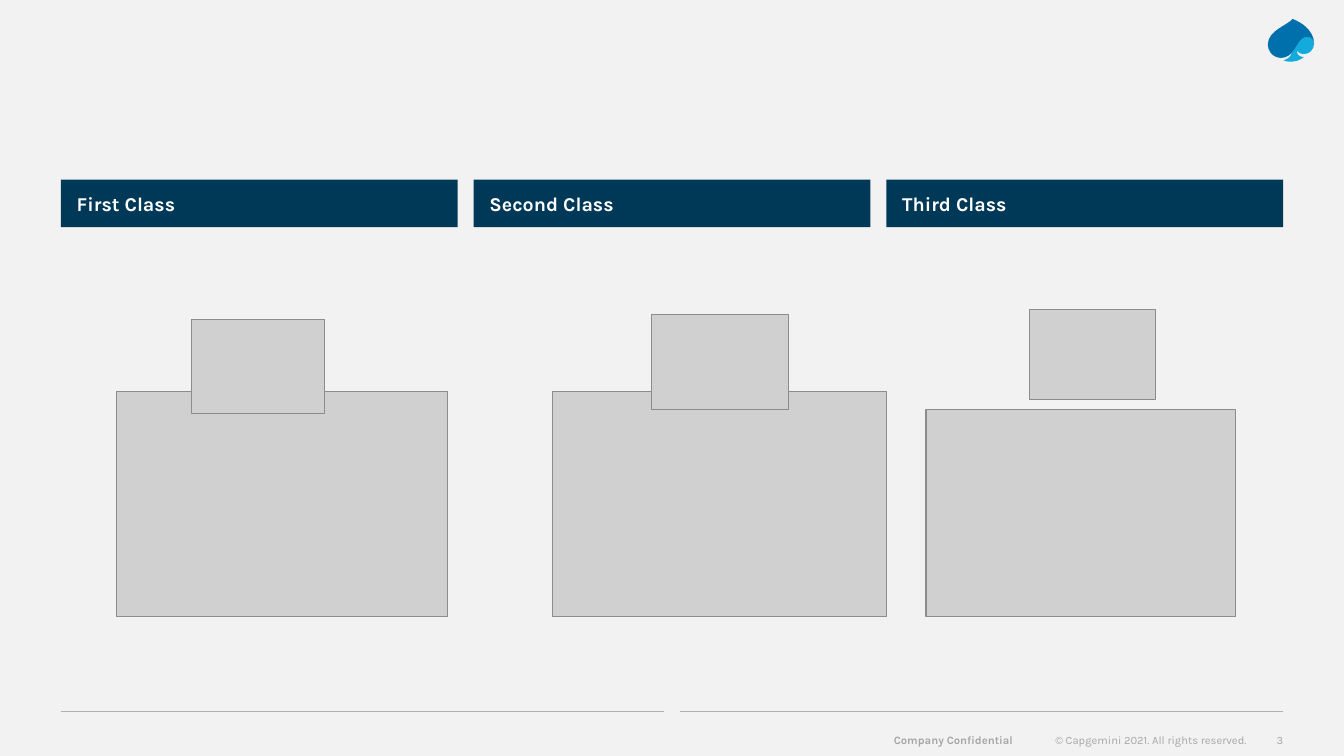
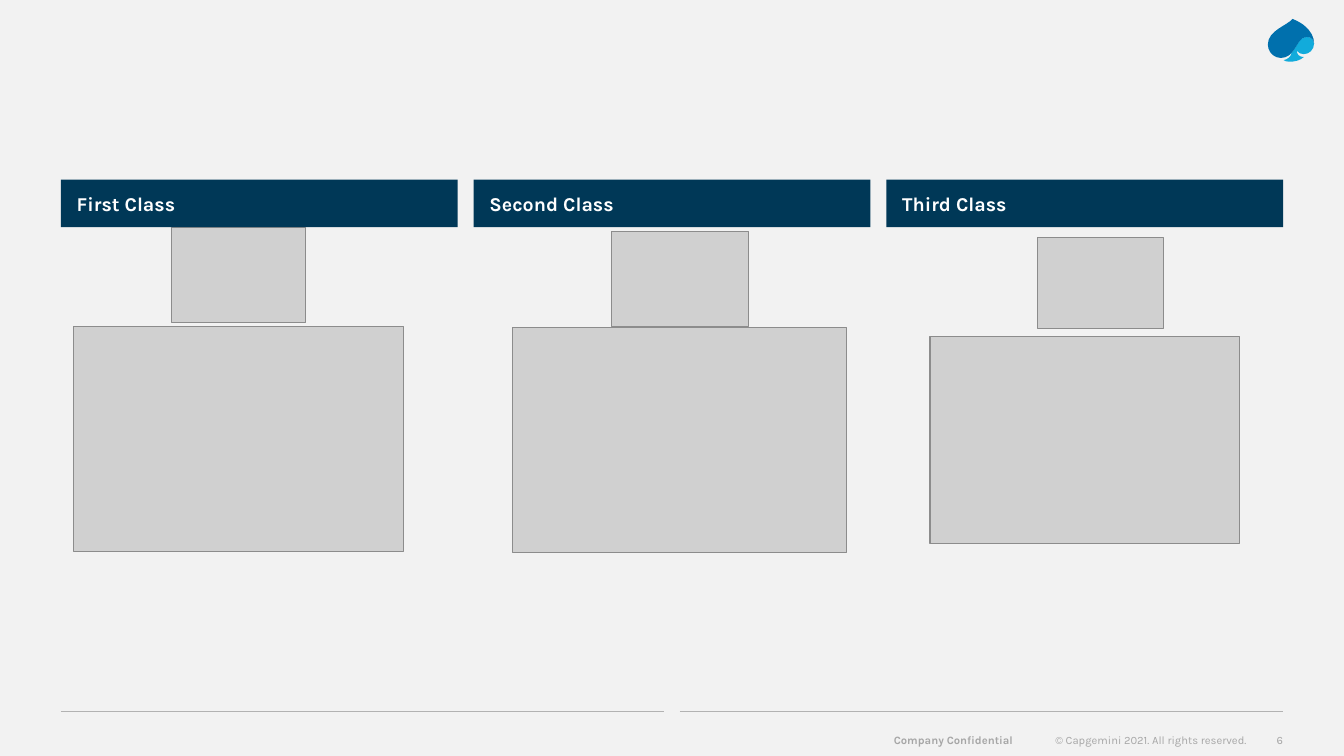
Before and after one commit to Blitzbert/Titanic, a slide deck: slide 6 of 2021-04-06_Data Visualization.pptx (slide 3 before the commit). Drawn at 1344x756 pixels with LibreOffice and Linux fonts; fonts in the diff are those of the drawing; grey boxes stand for pictures. Boxes give left, top, right and bottom in pixels: in the first picture for what was removed or moved away, otherwise in the second. Text is boxed around its words. In the diff, an @@ line names an element or a change of style, - is before the commit and + after.

```diff
--- a/2021-04-06_Data Visualization.pptx
+++ b/2021-04-06_Data Visualization.pptx
@@ picture: place and size @@
-picture at [192, 320, 325, 414]
+picture at [172, 228, 306, 323]
@@ picture: place and size @@
-picture at [651, 315, 788, 410]
+picture at [611, 231, 748, 327]
@@ picture: place and size @@
-picture at [1029, 310, 1155, 400]
+picture at [1037, 238, 1164, 329]
@@ picture: place and size @@
-picture at [116, 391, 447, 616]
+picture at [74, 327, 404, 552]
@@ picture: place and size @@
-picture at [554, 391, 887, 616]
+picture at [513, 328, 847, 553]
@@ picture: place and size @@
-picture at [927, 409, 1236, 616]
+picture at [931, 337, 1240, 543]
```
Also in this commit, not shown: 1 other slide changed, 3 slides added, 4 slides removed.
